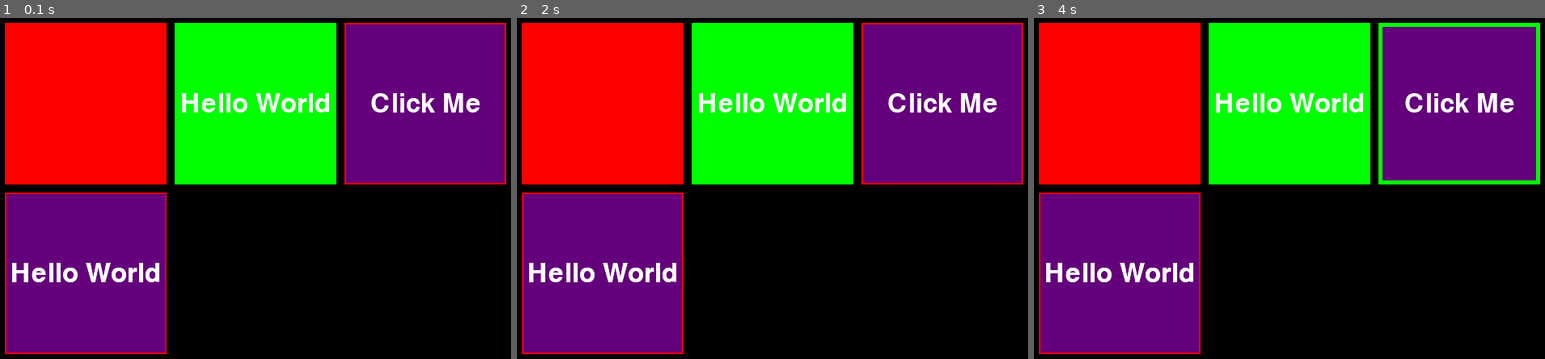
Above: before the commit, frames 1-3 (left to right).
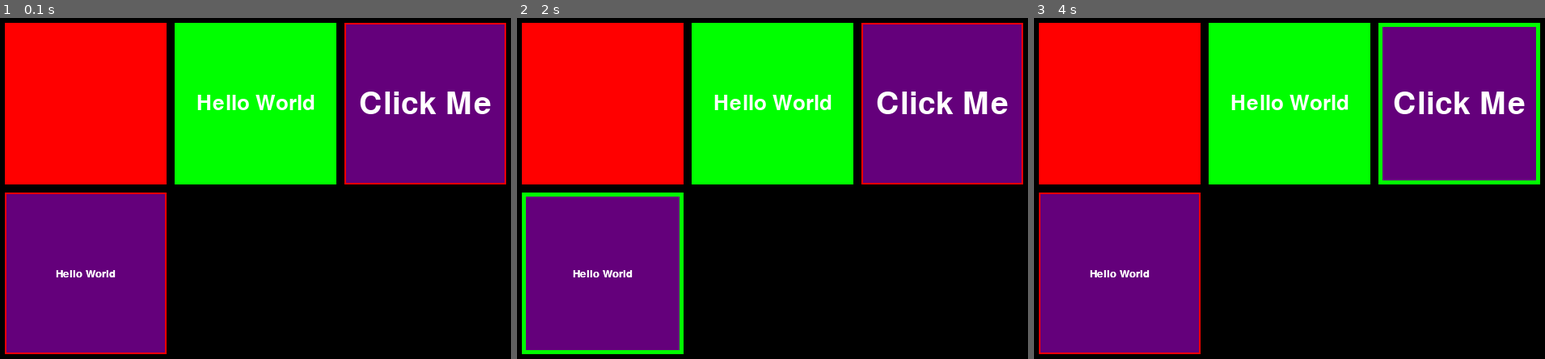
Above: after the commit, the same moments.

Repository: lelonS/pygame-tools
Game: pygame game, started from test_stuff.py
The game is run twice, just before and just after one commit, with the same random seed, the same clock (stepped at 60 frames per second) and the same inputs.
Inputs (mouse positions are in pixels of both pictures, inside the frame that each line leads up to):
- Up to frame 1 (0.1 s): no input
- Up to frame 2 (2 s): click "Hello World" at 0.38 s; click (838, 287) at 0.72 s; click (930, 89) at 1.05 s; click (outside the picture) at 1.38 s; click (603, 243) at 1.72 s
- Up to frame 3 (4 s): click (outside the picture) at 2.05 s; click "Hello World" at 2.88 s; click (1524, 215) at 3.22 s; click (1146, 304) at 3.55 s; click (1488, 171) at 3.88 s

The runs differ from the first frame. In frame 1, 2.6% of the frame differs, in the area x 2-97%, y 21-78%; in frame 2, 4.1%, in the area x 0-97%, y 21-99%; in frame 3, 2.6%.

Commit message:
TExtlabel scaling fixin

Diff:
--- a/test_stuff.py
+++ b/test_stuff.py
@@ -39,10 +39,11 @@
 # Create TextBox
 text_box = TextBox(pygame.Rect(10, 220, 200, 200),
                    "Hello World",
-                   pygame.font.Font(None, 100),
+                   pygame.font.Font(None, 20),
                    border_width=2,
                    border_color=(255, 0, 0),
-                   background_color=(100, 0, 123))
+                   background_color=(100, 0, 123),
+                   focus_behavior=BorderBehavior((0, 255, 0), 5))
 
 ui_elements.append(text_box)
 
@@ -55,6 +56,7 @@
         if event.type == pygame.QUIT:
             running = False
 
+    screen.fill((0, 0, 0))
     for element in ui_elements:
         element.draw(screen)
     pygame.display.update()
--- a/ui_classes/label.py
+++ b/ui_classes/label.py
@@ -55,7 +55,7 @@
         if self._text == "":
             return
 
-        h += 1000
+        h = self.rect.height * 2
         while w > self.rect.width or h > self.rect.height:
             self._font = pygame.font.Font(None, h - 1)
             r_text = self._font.render(self._text, True, self._text_color)
--- a/ui_classes/text_box.py
+++ b/ui_classes/text_box.py
@@ -1,4 +1,4 @@
-from ui_classes.ui_element import UIElement, CENTER
+from ui_classes.ui_element import UIElement, CENTER, UIElementBehavior
 from ui_classes.button import TextButton
 from ui_classes.label import TextLabel
 import pygame
@@ -14,23 +14,26 @@
     label: TextLabel
     default_label: TextLabel
 
-    def __init__(self, rect: pygame.Rect, text: str, font: pygame.font.Font, **kwargs):
-        super().__init__(rect, text, font, **kwargs)
-        self.default_text = text
-        self.text = text
+    focus_behavior: UIElementBehavior
+
+    def __init__(self, rect: pygame.Rect, default_text: str, font: pygame.font.Font, **kwargs):
+        super().__init__(rect, default_text, font, **kwargs)
+        self.default_text = default_text
+        self.text = ""
 
         text_color = kwargs.get("text_color", (255, 255, 255))
-        scale_text = kwargs.get("scale_text", True)
+        scale_text = kwargs.get("scale_text", False)
         scale_rect = kwargs.get("scale_rect", False)
         text_anchor = kwargs.get("text_anchor", CENTER)
         self.focused = False
+        self.focus_behavior = kwargs.get("focus_behavior", None)
 
-        self.label = TextLabel(rect, text, font, text_color=text_color,
+        self.label = TextLabel(rect, default_text, font, text_color=text_color,
                                scale_text=scale_text, scale_rect=scale_rect,
                                text_anchor=text_anchor)
 
         self.default_color = kwargs.get("default_color", text_color)
-        self.default_text = kwargs.get("default_text", text)
+        self.default_text = kwargs.get("default_text", default_text)
 
         self.default_label = TextLabel(rect, self.default_text, font, text_color=self.default_color,
                                        scale_text=scale_text, scale_rect=scale_rect,
@@ -41,8 +44,12 @@
         if event.type == pygame.MOUSEBUTTONDOWN and event.button == 1:
             if self.rect.collidepoint(event.pos):
                 self.focused = True
+                if self.focus_behavior:
+                    self.focus_behavior.enter(self)
             else:
                 self.focused = False
+                if self.focus_behavior:
+                    self.focus_behavior.exit(self)
         if event.type == pygame.KEYDOWN:
             if self.focused:
                 if event.key == pygame.K_BACKSPACE:
